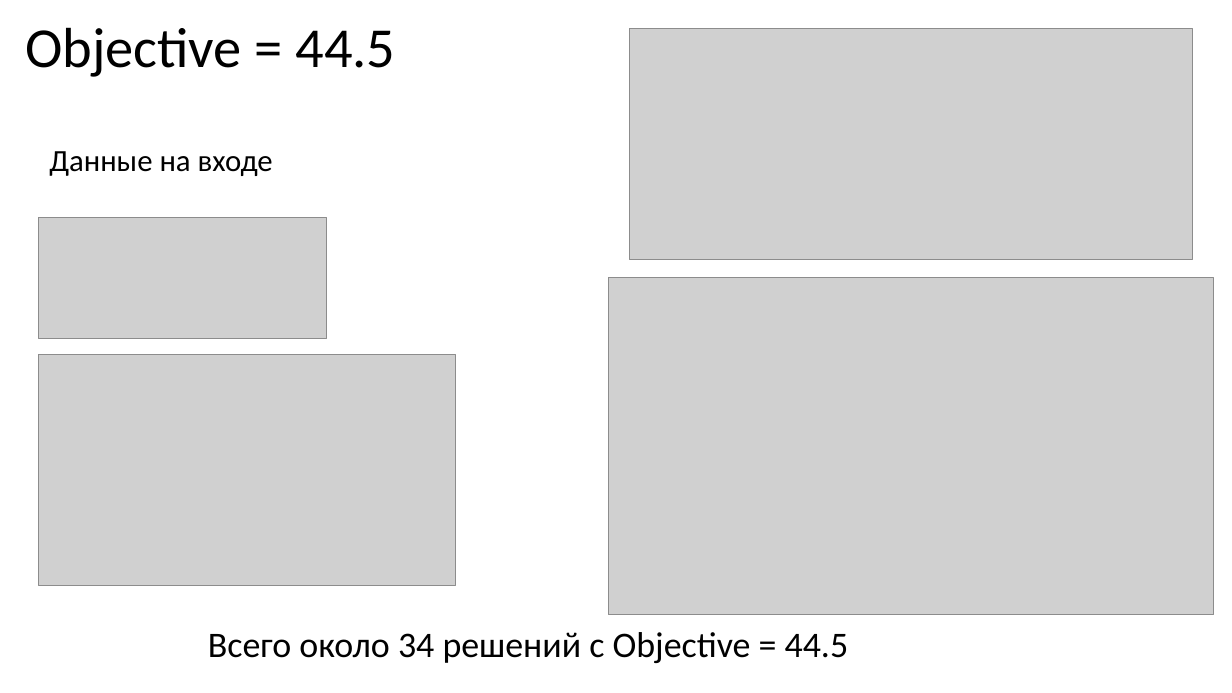
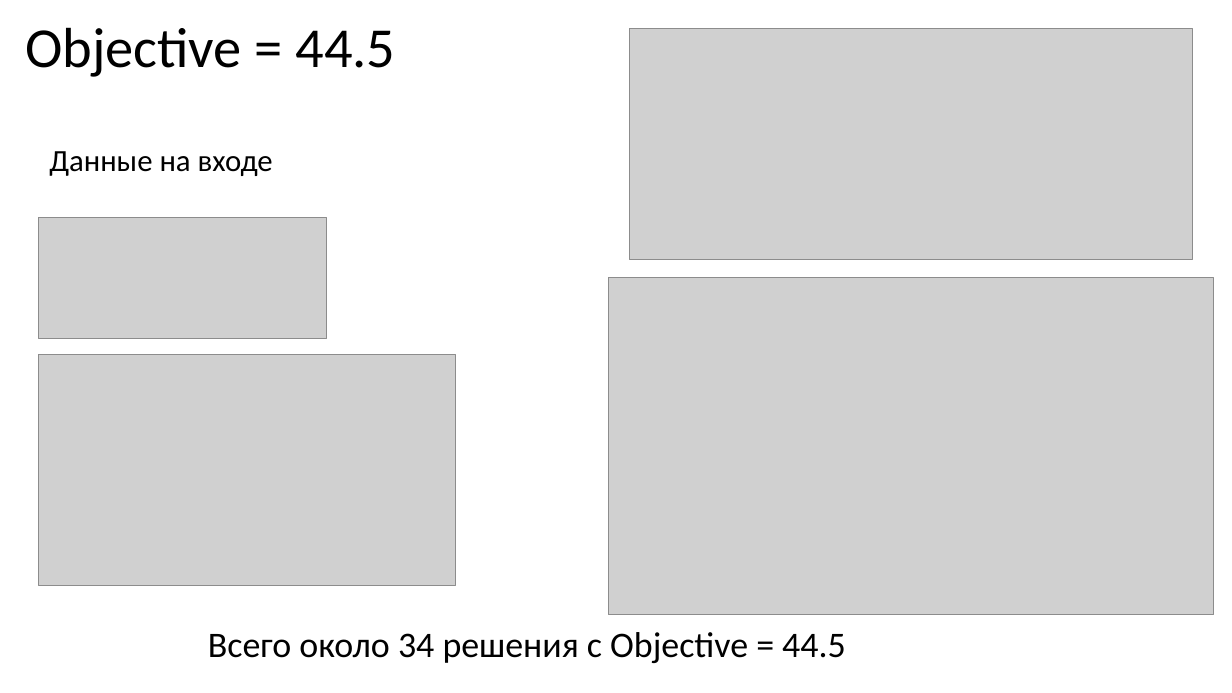
Before and after one commit to alexey-x/NroomsOpti, a slide deck: slide 17 of presentation/NroomsOpti.pptx. Drawn at 1232x693 pixels with LibreOffice and Linux fonts; fonts in the diff are those of the drawing; grey boxes stand for pictures. Boxes give left, top, right and bottom in pixels: in the first picture for what was removed or moved away, otherwise in the second. Text is boxed around its words. In the diff, an @@ line names an element or a change of style, - is before the commit and + after.

```diff
--- a/presentation/NroomsOpti.pptx
+++ b/presentation/NroomsOpti.pptx
@@ text at box(208, 632, 846, 663): text changed @@
-Всего около 34 решений с Objective = 44.5
+Всего около 34 решения с Objective = 44.5
```
Also in this commit, not shown: 3 other slides changed.
